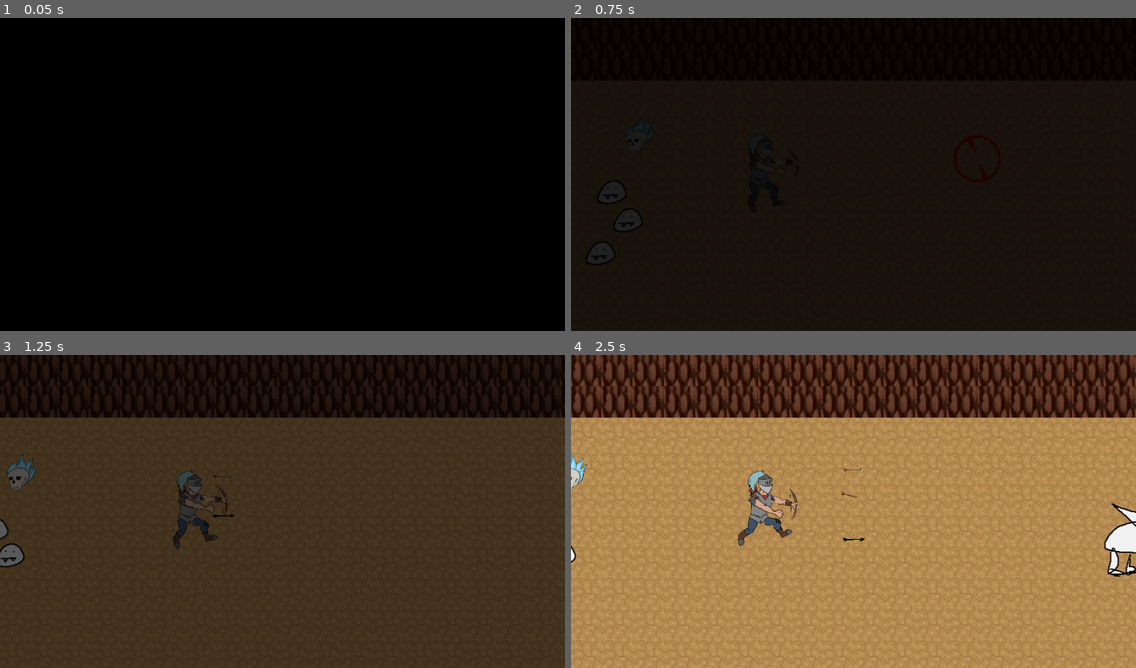
Above: before the commit, frames 1-4 (two rows, left to right).
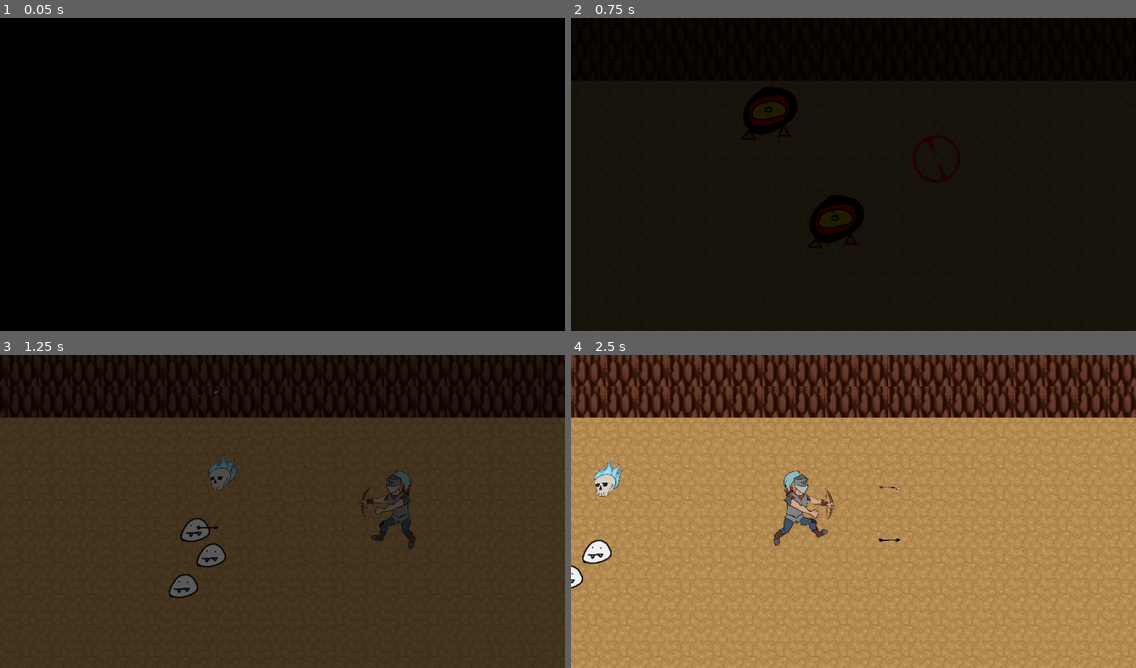
Above: after the commit, the same moments.

Repository: m7rk/codingblocksjam
Game: Godot game, scene res://Scenes/Dungeon.tscn
Same seed, same stepped clock (60 frames per second), same inputs: the game is played once before the commit and once after it.
Inputs (mouse positions are in pixels of both pictures, inside the frame that each line leads up to):
- Up to frame 1 (0.05 s): no input
- Up to frame 2 (0.75 s): tap Enter at 0.5 s; move the mouse to (977, 158) at 0.52 s; hold D (right) from 0.53 s (still down); click (977, 158) at 0.67 s
- Up to frame 3 (1.25 s): keep holding D (right)
- Up to frame 4 (2.5 s): release D (right) at 1.25 s; drag from (740, 527) to (1079, 542) at 1.27 s; move the mouse to (910, 442) at 2.02 s; hold D (right) from 2.03 s (still down)

Frame 1 is identical in both runs. In frame 2, less than 0.1% of the frame differs, in the area x 7-52%, y 22-74%; in frame 3, 3.4%; in frame 4, 19%, in the area x 0-100%, y 0-100%.

Commit message:
enhanced camera follower

Diff:
--- a/Scenes/Dungeon.tscn
+++ b/Scenes/Dungeon.tscn
@@ -458,4 +458,3 @@
 
 [connection signal="body_entered" from="BossEncounter" to="BossEncounter" method="_on_BossEncounter_body_entered"]
 [connection signal="body_entered" from="BossEncounter2" to="BossEncounter2" method="_on_BossEncounter2_body_entered"]
-[connection signal="body_entered" from="MeetGriffon" to="MeetGriffon" method="_on_BossEncounter2_body_entered"]
--- a/Scripts/CameraFollow.gd
+++ b/Scripts/CameraFollow.gd
@@ -3,6 +3,7 @@
 var PROGRESS_LINE = 300
 var frozen = false
 
+var targ = 0
 # Called when the node enters the scene tree for the first time.
 func _ready():
 	global_position.x = (450 - PROGRESS_LINE) + get_node("../Player").global_position.x
@@ -11,9 +12,10 @@
 
 # Called every frame. 'delta' is the elapsed time since the previous frame.
 func _process(delta):
+	global_position.x = lerp(global_position.x, targ, 3 * delta)
 	if(frozen):
 		return
 	if(get_node("../LeftBarrier").global_position.x < get_node("../Player").global_position.x - PROGRESS_LINE):
 		get_node("../LeftBarrier").global_position.x = get_node("../Player").global_position.x - PROGRESS_LINE
 		get_node("../RightBarrier").global_position.x = get_node("../Player").global_position.x - PROGRESS_LINE + 900
-		global_position.x = (450 - PROGRESS_LINE) + get_node("../Player").global_position.x
+		targ = (450 - PROGRESS_LINE) + get_node("../Player").global_position.x
--- a/Scripts/GriffonBoss.gd
+++ b/Scripts/GriffonBoss.gd
@@ -17,5 +17,9 @@
 		move_and_slide(-delt.normalized() * SPEED)
 
 func onHit():
+	get_node("../../Music").fadeOut()
+	get_node("CollisionShape2D").queue_free()
+	get_node("Sprite").queue_free()
+	yield(get_tree().create_timer(2.0), "timeout")
+	get_node("../../Camera").frozen = false
 	queue_free()
-	get_node("../../Camera").frozen = false
